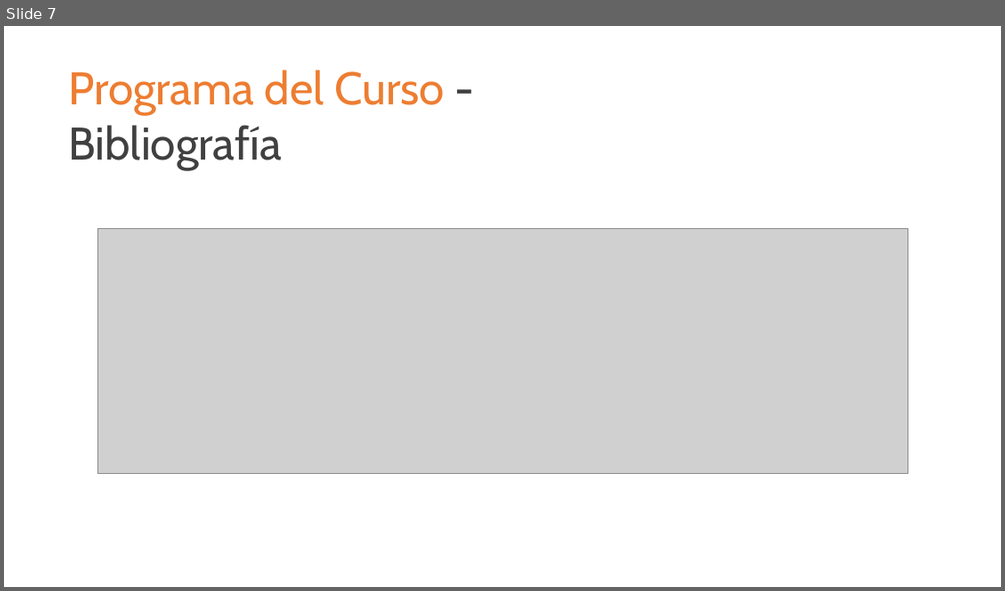
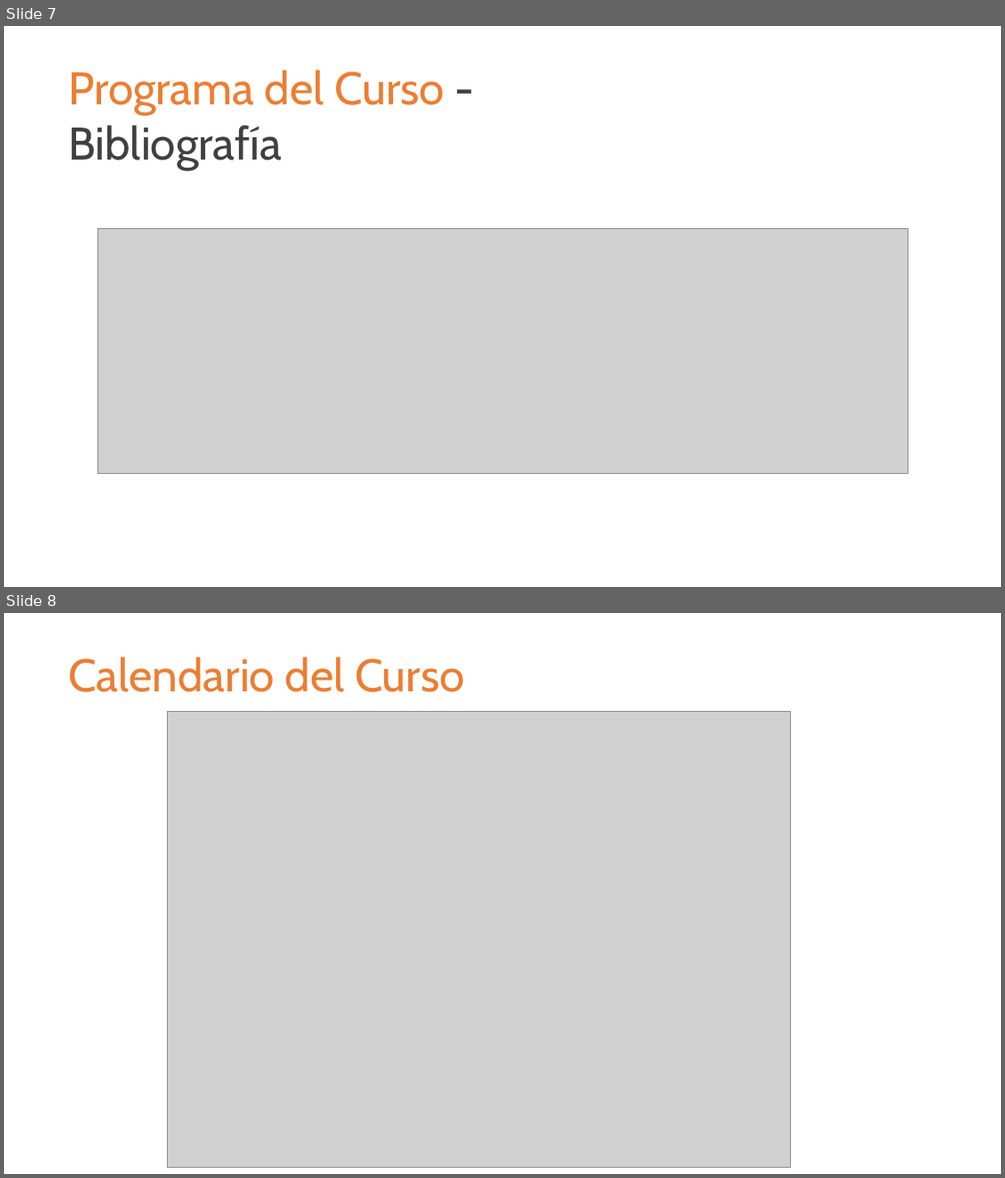
Before and after one commit to domingomery/vision, a slide deck: clases/Cap00_Lineas_Generales/program/CV00_PresentationCurso.pptx. Shown one above the other, each under a label of ours: slide 7 before the commit, slides 7 and 8 after it. The pictures are 1005x591 and 1005x1178 pixels, drawn with LibreOffice and Linux fonts; fonts in the diff are those of the drawing; grey boxes stand for pictures. Boxes give left, top, right and bottom in pixels: in the first picture for what was removed or moved away, otherwise in the second. Text is boxed around its words. In the diff, an @@ line names an element or a change of style, - is before the commit and + after.

```diff
--- a/clases/Cap00_Lineas_Generales/program/CV00_PresentationCurso.pptx
+++ b/clases/Cap00_Lineas_Generales/program/CV00_PresentationCurso.pptx
@@ slide 8 added at (x1=4, y1=613, x2=1001, y2=1174), background #FFFFFF @@
@@ text added at (x1=68, y1=657, x2=465, y2=692), 44 pt, text #ED7D31 @@
+Calendario del Curso
@@ picture added at (x1=168, y1=711, x2=792, y2=1167) @@
```
Also in this commit, not shown: 1 other slide added.
